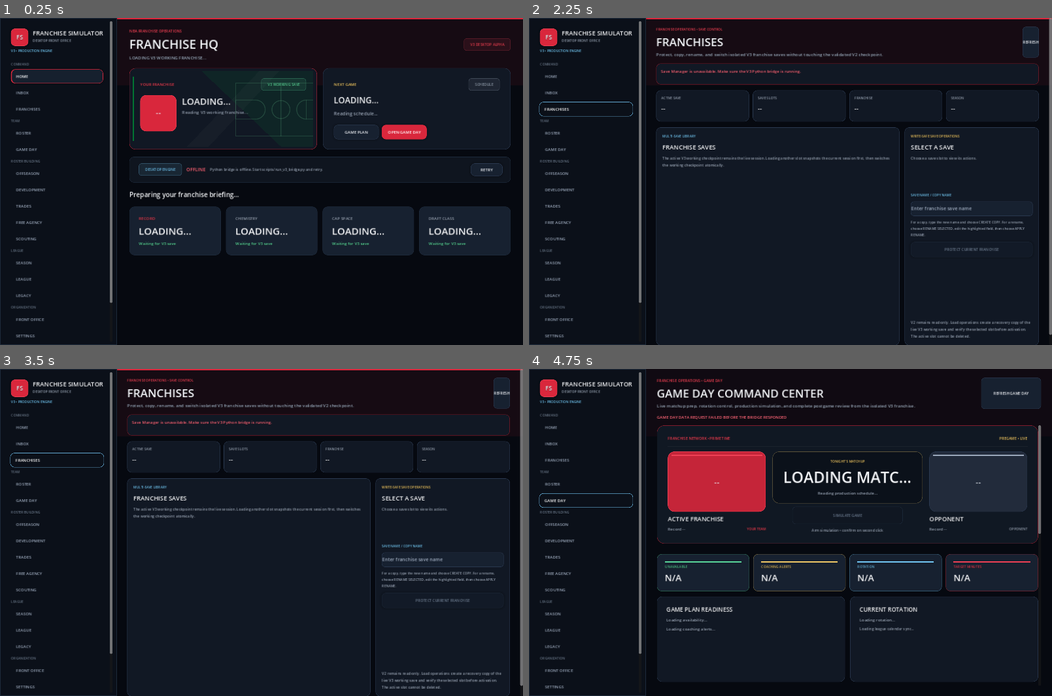
Above: before the commit, frames 1-4 (two rows, left to right).
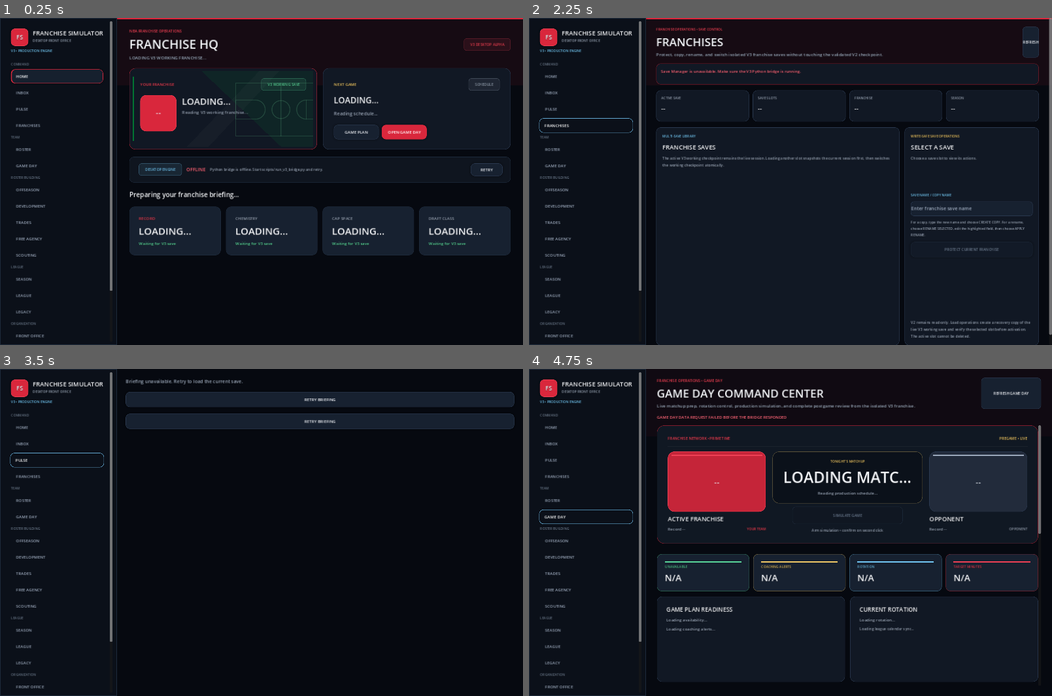
Above: after the commit, the same moments.

Repository: mklim6/NBA_Roster_Optimization_Engine
Game: Godot game, scene res://scenes/main.tscn
Two runs of this game, one before a commit and one after it. Both use one fixed random seed, a clock stepped at 60 frames per second and the inputs below.
Inputs (mouse positions are in pixels of both pictures, inside the frame that each line leads up to):
- Up to frame 1 (0.25 s): no input
- Up to frame 2 (2.25 s): click "HOME" at 0.5 s; click "INBOX" at 1.25 s; click "FRANCHISES" at 2 s
- Up to frame 3 (3.5 s): click (57, 460) at 2.75 s, where only the run after the commit has a clickable "PULSE"
- Up to frame 4 (4.75 s): click "ROSTER" at 3.5 s; click "GAME DAY" at 4.25 s

The runs differ from the first frame. In frame 1, 0.6% of the frame differs, in the area x 2-22%, y 27-98%; in frame 2, 0.8%; in frame 3, 10%, in the area x 2-100%, y 0-100%; in frame 4, 0.8%.

Commit message:
Add Expansion 45 evidence-based franchise pulse briefing

Diff:
--- /dev/null
+++ b/godot_client/scripts/franchise_pulse_v3.gd
@@ -0,0 +1,238 @@
+extends Control
+const DS = preload("res://scripts/design_system_v3.gd")
+const Portrait = preload("res://scripts/player_portrait_v3.gd")
+const Logo = preload("res://scripts/team_logo_v3.gd")
+signal navigate_requested(page: String)
+var content: VBoxContainer
+var status: Label
+var request: HTTPRequest
+var primary = DS.TEAM_PRIMARY
+var filter_name = "ALL"
+var payload: Dictionary = {}
+var stories_box: VBoxContainer
+var sound_enabled = false
+var audio_player: AudioStreamPlayer
+
+func _ready() -> void:
+	name = "FranchisePulse"
+	var background = ColorRect.new()
+	background.color = DS.BG
+	background.set_anchors_and_offsets_preset(Control.PRESET_FULL_RECT)
+	add_child(background)
+	var scroll = ScrollContainer.new()
+	scroll.set_anchors_and_offsets_preset(Control.PRESET_FULL_RECT)
+	scroll.horizontal_scroll_mode = ScrollContainer.SCROLL_MODE_DISABLED
+	add_child(scroll)
+	var margin = MarginContainer.new()
+	margin.size_flags_horizontal = Control.SIZE_EXPAND_FILL
+	for side in ["left","right","top"]:
+		margin.add_theme_constant_override("margin_"+side,24)
+	margin.add_theme_constant_override("margin_bottom",160)
+	scroll.add_child(margin)
+	content = VBoxContainer.new()
+	content.size_flags_horizontal = Control.SIZE_EXPAND_FILL
+	content.add_theme_constant_override("separation",18)
+	margin.add_child(content)
+	status = _label("Connecting to Franchise Pulse…",13,DS.MUTED)
+	content.add_child(status)
+	audio_player = AudioStreamPlayer.new()
+	audio_player.volume_db = -24
+	add_child(audio_player)
+	request = HTTPRequest.new()
+	request.timeout = 45
+	add_child(request)
+	request.request_completed.connect(_completed)
+
+func apply_team_brand(_team: String, color: Color, _secondary: Color) -> void:
+	primary = color
+
+func refresh() -> void:
+	if request == null:
+		return
+	request.cancel_request()
+	_clear_content()
+	payload.clear()
+	status.text = "Gathering your franchise briefing…"
+	if request.request("http://127.0.0.1:8765/v3/franchise-pulse") != OK:
+		_error("Could not start briefing request.")
+
+func _completed(result: int, code: int, _headers: PackedStringArray, bytes: PackedByteArray) -> void:
+	var data = JSON.parse_string(bytes.get_string_from_utf8())
+	if result != HTTPRequest.RESULT_SUCCESS or code != 200 or typeof(data) != TYPE_DICTIONARY:
+		_error("Briefing unavailable. Retry to load the current save.")
+		return
+	configure(data)
+	if sound_enabled:
+		_play_sting()
+
+func _error(message: String) -> void:
+	status.text = message
+	var retry = Button.new()
+	retry.text = "RETRY BRIEFING"
+	retry.custom_minimum_size.y = 42
+	retry.pressed.connect(refresh)
+	content.add_child(retry)
+
+func configure(data: Dictionary) -> void:
+	payload = data.duplicate(true)
+	_clear_content()
+	status.text = "%s • LEAGUE DAYS %s–%s • %s" % [str(data.get("season","")),str(data.get("window_start",0)),str(data.get("day",0)),str(data.get("phase","")).replace("_"," ").to_upper()]
+	var hero = _card(content,primary)
+	var logo = Logo.new()
+	logo.custom_minimum_size = Vector2(66,66)
+	hero.add_child(logo)
+	logo.configure(str(data.get("team","")))
+	hero.add_child(_label("FRANCHISE PULSE",34,DS.GOLD))
+	hero.add_child(_label(str(data.get("team_name",""))+" • THE WEEKLY BRIEFING",13,DS.MUTED))
+	var record = data.get("season_record")
+	if typeof(record) == TYPE_DICTIONARY:
+		hero.add_child(_label("SEASON RECORD • %s–%s" % [str(record.get("wins",0)),str(record.get("losses",0))],16,DS.MUTED))
+	hero.add_child(_label(str(data.get("headline","Your franchise, in focus")),25))
+	hero.add_child(_label(str(data.get("subtitle","")),13,DS.MUTED))
+	var refresh_button = Button.new()
+	refresh_button.text = "REFRESH BRIEFING"
+	refresh_button.custom_minimum_size.y = 40
+	refresh_button.pressed.connect(refresh)
+	hero.add_child(refresh_button)
+	var sound = CheckButton.new()
+	sound.text = "Briefing arrival sound"
+	sound.button_pressed = sound_enabled
+	sound.toggled.connect(func(enabled: bool): sound_enabled = enabled)
+	hero.add_child(sound)
+	var recap = _card(content,DS.GOLD)
+	recap.add_child(_label("THE WEEK ON COURT",19,DS.GOLD))
+	var results = data.get("results",[])
+	if results.is_empty():
+		recap.add_child(_label("No recorded games in this seven-day window.",15,DS.MUTED))
+	else:
+		recap.add_child(_label("W %s  /  L %s" % [str(data.get("wins",0)),str(data.get("losses",0))],24))
+		for game in results:
+			var color = Color("67d9a2") if str(game.get("outcome","")) == "W" else Color("ffa08a")
+			_result_card(recap,game,color)
+	var filters = HBoxContainer.new()
+	var group = ButtonGroup.new()
+	filters.add_theme_constant_override("separation",10)
+	content.add_child(filters)
+	for category in ["ALL","DECISIONS","DEVELOPMENT"]:
+		var button = Button.new()
+		button.text = category
+		button.toggle_mode = true
+		button.button_group = group
+		button.button_pressed = category == filter_name
+		button.size_flags_horizontal = Control.SIZE_EXPAND_FILL
+		button.custom_minimum_size.y = 40
+		button.pressed.connect(_set_filter.bind(category))
+		filters.add_child(button)
+	stories_box = VBoxContainer.new()
+	stories_box.add_theme_constant_override("separation",16)
+	content.add_child(stories_box)
+	_render_stories()
+	# A short entrance makes refreshes legible without delaying decisions.
+	hero.modulate.a = 0.0
+	create_tween().tween_property(hero,"modulate:a",1.0,0.25)
+
+func _set_filter(category: String) -> void:
+	filter_name = category
+	_render_stories()
+
+func _render_stories() -> void:
+	for child in stories_box.get_children():
+		stories_box.remove_child(child)
+		child.queue_free()
+	var count = 0
+	for story in payload.get("stories",[]):
+		var development = str(story.get("destination","")) == "DEVELOPMENT"
+		if filter_name == "DEVELOPMENT" and not development:
+			continue
+		if filter_name == "DECISIONS" and (development or str(story.get("category","")) == "ON THE COURT"):
+			continue
+		count += 1
+		var card = _card(stories_box,DS.GOLD if int(story.get("priority",2)) == 0 else primary)
+		card.add_child(_label(str(story.get("category","")).to_upper()+" • "+("ACT NOW" if int(story.get("priority",2)) == 0 else "IN FOCUS"),12,DS.GOLD))
+		if not str(story.get("player_id","")).is_empty():
+			var portrait = Portrait.new()
+			portrait.custom_minimum_size = Vector2(0,92)
+			card.add_child(portrait)
+			portrait.configure({"player_id":str(story.player_id),"name":str(story.get("name",story.title))})
+		card.add_child(_label(str(story.get("title","")),22))
+		card.add_child(_label(str(story.get("detail","")),15))
+		card.add_child(_label("SOURCE • "+str(story.get("evidence","Saved franchise snapshot")),12,DS.MUTED))
+		var action = Button.new()
+		action.text = "OPEN "+str(story.get("destination","ROSTER"))
+		action.custom_minimum_size.y = 42
+		action.pressed.connect(_navigate.bind(str(story.get("destination","ROSTER"))))
+		card.add_child(action)
+	if count == 0:
+		stories_box.add_child(_label("No stories in this category for the current snapshot.",15,DS.MUTED))
+
+func _navigate(page: String) -> void:
+	navigate_requested.emit(page)
+
+func _clear_content() -> void:
+	for child in content.get_children():
+		if child != status:
+			content.remove_child(child)
+			child.queue_free()
+
+func _card(parent: Node, border: Color) -> VBoxContainer:
+	var panel = PanelContainer.new()
+	panel.size_flags_horizontal = Control.SIZE_EXPAND_FILL
+	var style = StyleBoxFlat.new()
+	style.bg_color = DS.PANEL_ALT
+	style.border_color = Color(border,.55)
+	style.set_border_width_all(1)
+	style.set_corner_radius_all(16)
+	for side in ["left","right","top","bottom"]:
+		style.set("content_margin_"+side,18)
+	panel.add_theme_stylebox_override("panel",style)
+	parent.add_child(panel)
+	var body = VBoxContainer.new()
+	body.add_theme_constant_override("separation",10)
+	panel.add_child(body)
+	return body
+
+func _label(text: String, font_size: int, color: Color = DS.TEXT) -> Label:
+	var label = Label.new()
+	label.text = text
+	label.autowrap_mode = TextServer.AUTOWRAP_WORD_SMART
+	label.add_theme_font_size_override("font_size",font_size)
+	label.add_theme_color_override("font_color",color)
+	return label
+
+func _play_sting() -> void:
+	var wave = AudioStreamWAV.new()
+	wave.format = AudioStreamWAV.FORMAT_16_BITS
+	wave.mix_rate = 22050
+	var bytes = PackedByteArray()
+	bytes.resize(13230 * 2)
+	for i in range(13230):
+		var t = float(i) / 22050.0
+		var envelope = sin(PI * float(i) / 13230.0)
+		var chord = sin(TAU * 392.0 * t) + 0.6 * sin(TAU * 493.88 * t) + 0.4 * sin(TAU * 587.33 * t)
+		bytes.encode_s16(i * 2,int(3000 * envelope * chord))
+	wave.data = bytes
+	audio_player.stream = wave
+	audio_player.play()
+
+func _result_card(parent: Node, game: Dictionary, color: Color) -> void:
+	var body = _card(parent,color)
+	var row = HBoxContainer.new()
+	body.add_child(row)
+	var logo = Logo.new()
+	logo.custom_minimum_size = Vector2(54,54)
+	row.add_child(logo)
+	logo.configure(str(game.opponent))
+	var score = _label("%s  •  %s–%s vs %s  •  DAY %s" % [str(game.outcome),str(game.score),str(game.against),str(game.opponent),str(game.day)],19,color)
+	score.size_flags_horizontal = Control.SIZE_EXPAND_FILL
+	row.add_child(score)
+	var comparison = HBoxContainer.new()
+	comparison.add_theme_constant_override("separation",3)
+	body.add_child(comparison)
+	for entry in [[int(game.score),primary],[int(game.against),Color("7c879c")]]:
+		var bar = ColorRect.new()
+		bar.color = entry[1]
+		bar.custom_minimum_size.y = 8
+		bar.size_flags_horizontal = Control.SIZE_EXPAND_FILL
+		bar.size_flags_stretch_ratio = max(1.0,float(entry[0]))
+		comparison.add_child(bar)
+	body.add_child(_label("TEAM POINTS / OPPONENT POINTS",10,DS.MUTED))
--- a/godot_client/scripts/main.gd
+++ b/godot_client/scripts/main.gd
@@ -5,6 +5,7 @@
 const TradeCenterV3 = preload("res://scripts/trade_center_v3.gd")
 const FreeAgencyCenterV3 = preload("res://scripts/free_agency_center_v3.gd")
 const OffseasonCommandCenterV3 = preload("res://scripts/offseason_command_center_v3.gd")
+const FranchisePulseV3 = preload("res://scripts/franchise_pulse_v3.gd")
 const DevelopmentCommandCenterV3 = preload("res://scripts/development_command_center_v3.gd")
 const ScoutingDraftCenterV3 = preload("res://scripts/scouting_draft_center_v3.gd")
 const SeasonLifecycleCenterV3 = preload("res://scripts/season_lifecycle_center_v3.gd")
@@ -74,6 +75,7 @@
 var trades_page: Control
 var free_agency_page: Control
 var offseason_page: Control
+var pulse_page: Control
 var development_page: Control
 var scouting_page: Control
 var season_page: Control
@@ -366,6 +368,10 @@
 	offseason_page.set_anchors_and_offsets_preset(Control.PRESET_FULL_RECT)
 	if offseason_page.has_signal("navigate_requested"):
 		offseason_page.connect("navigate_requested", _show_page)
+	pulse_page = FranchisePulseV3.new()
+	content_stack.add_child(pulse_page)
+	pulse_page.set_anchors_and_offsets_preset(Control.PRESET_FULL_RECT)
+	pulse_page.navigate_requested.connect(_show_page)
 	development_page = DevelopmentCommandCenterV3.new()
 	content_stack.add_child(development_page)
 	development_page.set_anchors_and_offsets_preset(Control.PRESET_FULL_RECT)
@@ -480,6 +486,7 @@
 	column.add_child(UiComponentsV3.sidebar_group_label("COMMAND"))
 	column.add_child(_nav_button("HOME", true))
 	column.add_child(_nav_button("INBOX"))
+	column.add_child(_nav_button("PULSE"))
 	column.add_child(_nav_button("FRANCHISES"))
 
 	column.add_child(UiComponentsV3.sidebar_group_label("TEAM"))
@@ -2774,6 +2781,8 @@
 			return free_agency_page
 		"OFFSEASON":
 			return offseason_page
+		"PULSE":
+			return pulse_page
 		"DEVELOPMENT":
 			return development_page
 		"SCOUTING":
@@ -2800,6 +2809,7 @@
 		trades_page,
 		free_agency_page,
 		offseason_page,
+		pulse_page,
 		development_page,
 		scouting_page,
 		season_page,
@@ -2875,6 +2885,8 @@
 	elif page_name == "OFFSEASON":
 		if offseason_page != null and offseason_page.has_method("refresh"):
 			offseason_page.call("refresh")
+	elif page_name == "PULSE":
+		pulse_page.refresh()
 	elif page_name == "DEVELOPMENT":
 		development_page.refresh()
 
@@ -2996,6 +3008,7 @@
 		trades_page,
 		free_agency_page,
 		offseason_page,
+		pulse_page,
 		development_page,
 		scouting_page,
 		season_page,
@@ -3093,6 +3106,7 @@
 		"ROSTER",
 		"GAME DAY",
 		"OFFSEASON",
+		"PULSE",
 		"DEVELOPMENT",
 		"TRADES",
 		"FREE AGENCY",
Not shown, added: desktop_bridge/franchise_pulse.py
Not shown, changed: desktop_bridge/server.py
Not shown, added: docs/V3_EXPANSION45_FRANCHISE_PULSE.md
Not shown, added: src/validate_v3_expansion45_franchise_pulse.py
